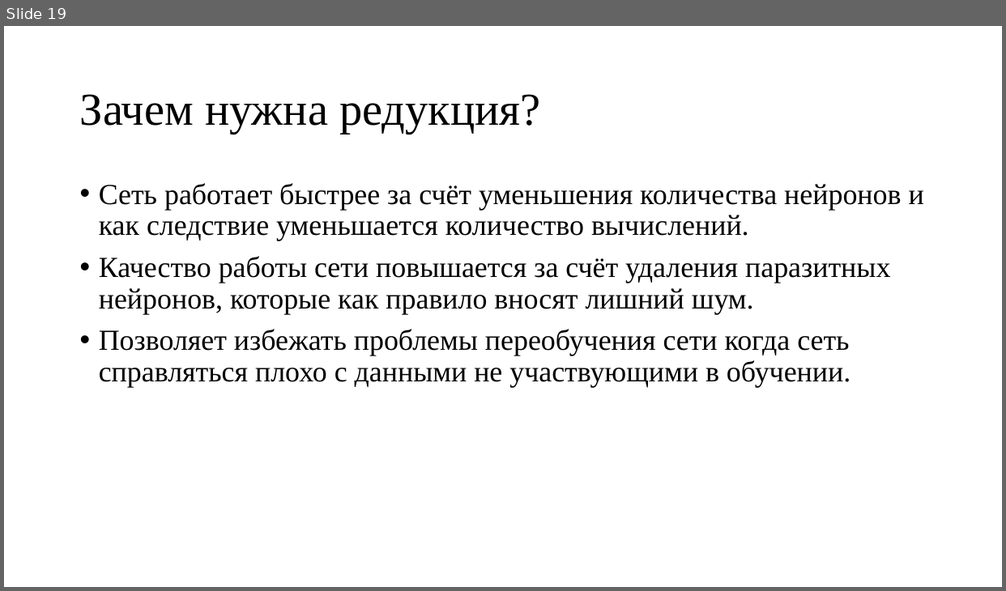
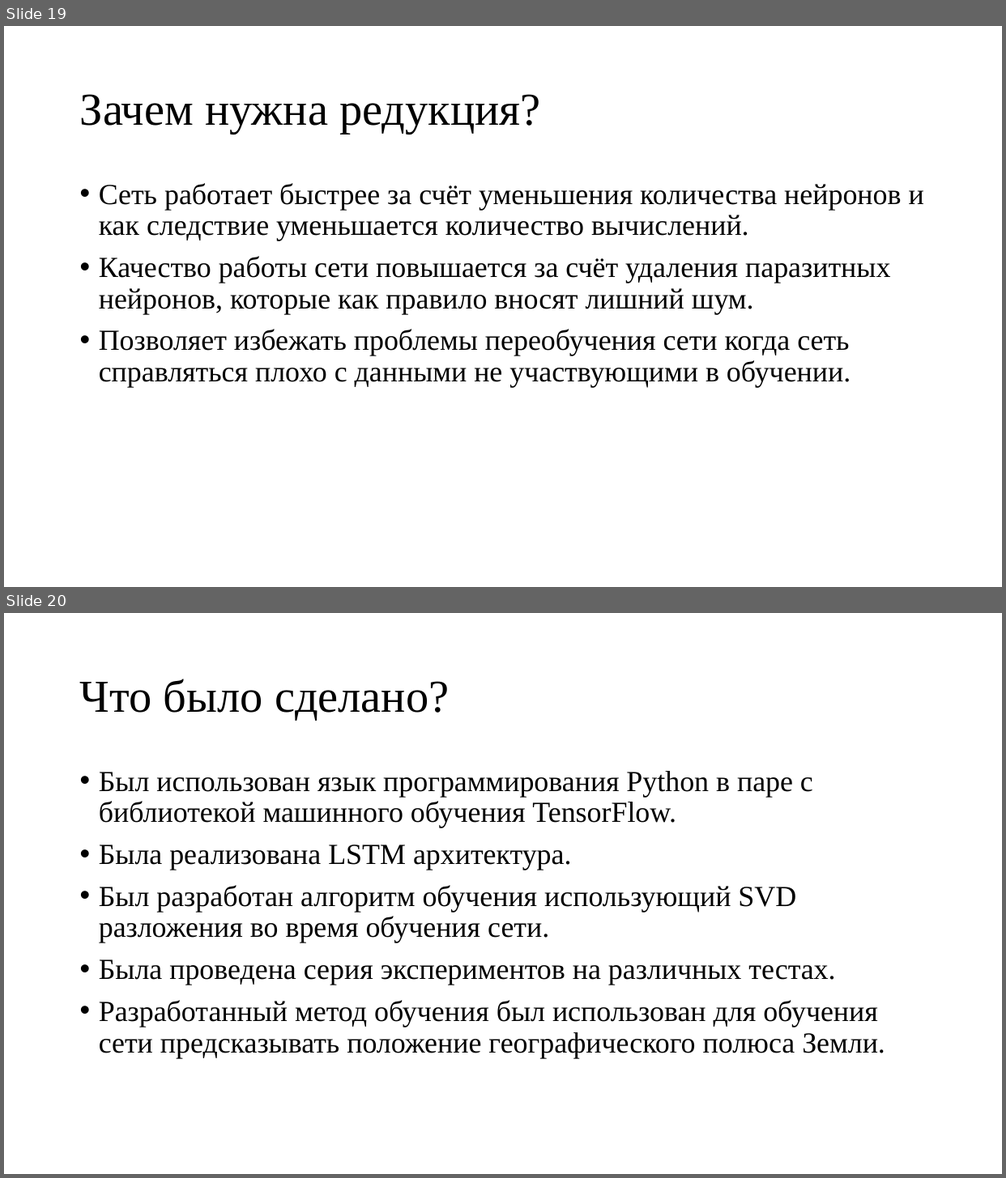
Before and after one commit to sven4500/masters-diploma, a slide deck: Презентация/Пезентация.ppt. Shown one above the other, each under a label of ours: slide 19 before the commit, slides 19 and 20 after it. The pictures are 1006x591 and 1006x1178 pixels, drawn with LibreOffice and Linux fonts; fonts in the diff are those of the drawing. Boxes give left, top, right and bottom in pixels: in the first picture for what was removed or moved away, otherwise in the second. Text is boxed around its words. In the diff, an @@ line names an element or a change of style, - is before the commit and + after.

Commit message:
Добавлен слайд о том что было сделано. Добавлены картинки результатов предсказания.

```diff
--- a/Презентация/Пезентация.ppt
+++ b/Презентация/Пезентация.ppt
@@ slide 20 added at <box>4,613,1002,1174</box>, background #FFFFFF @@
@@ title added at <box>80,679,449,721</box>, 44 pt, text #000000 @@
+Что было сделано?
@@ text added at <box>99,771,885,1059</box>, 28 pt, text #000000 @@
+• Был использован язык программирования Python в паре с библиотекой машинного обучения TensorFlow.
+• Была реализована LSTM архитектура.
+• Был разработан алгоритм обучения использующий SVD разложения во время обучения сети.
+• Была проведена серия экспериментов на различных тестах.
+• Разработанный метод обучения был использован для обучения сети предсказывать положение географического полюса Земли.
```
Also in this commit, not shown: 1 other slide added.
